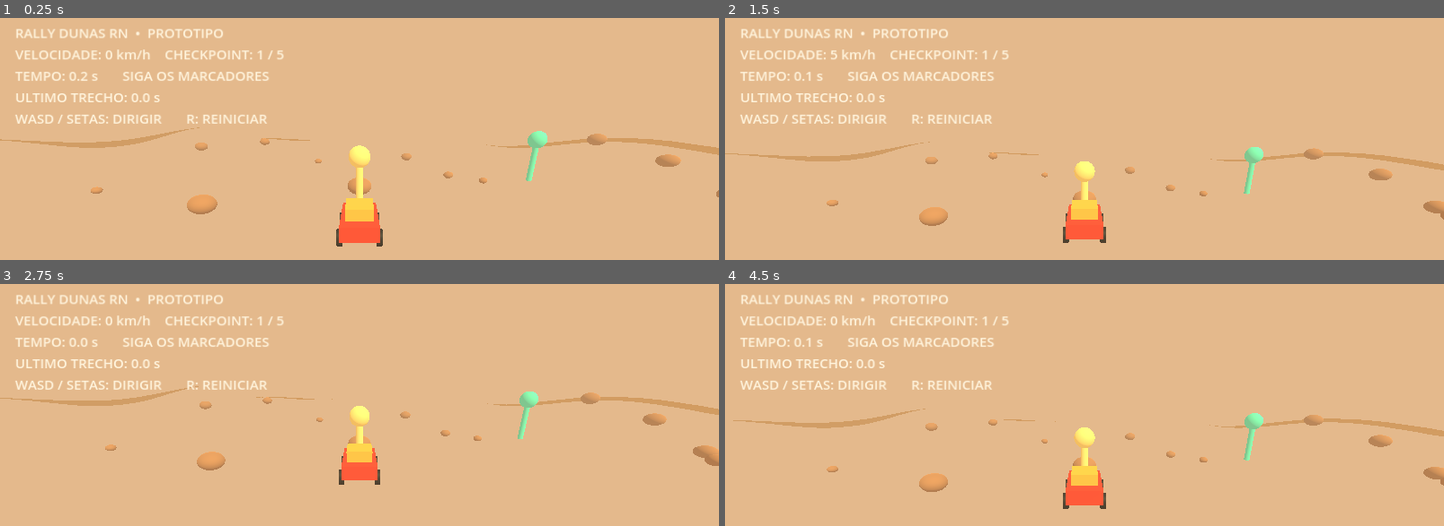
Above: before the commit, frames 1-4 (two rows, left to right).
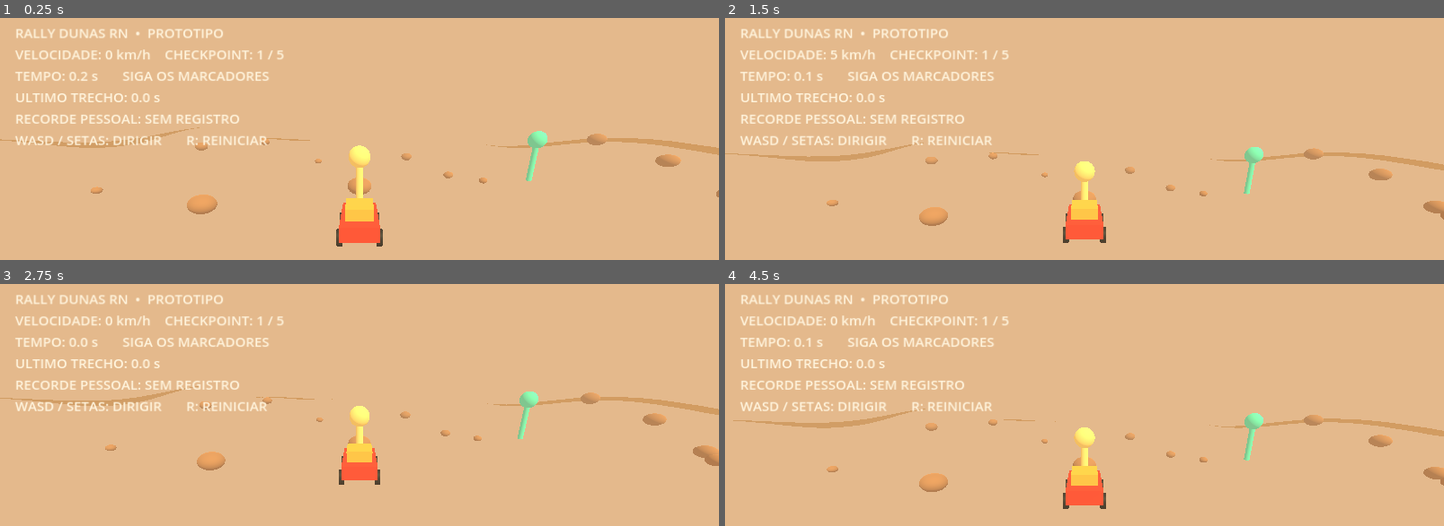
Above: after the commit, the same moments.

Repository: juniordev830/rally-dunas-rn
Game: Godot game, scene res://scenes/main.tscn
Same seed, same stepped clock (60 frames per second), same inputs: the game is played once before the commit and once after it.
Inputs:
- Up to frame 1 (0.25 s): no input
- Up to frame 2 (1.5 s): hold D 0.53-1.28 s; hold R 0.53-1.28 s; tap Enter at 1.25 s; hold S from 1.28 s (still down); tap R at 1.35 s
- Up to frame 3 (2.75 s): release S at 2.03 s; hold D from 2.03 s (still down); hold R from 2.03 s (still down)
- Up to frame 4 (4.5 s): tap Space at 2.75 s; release D at 2.78 s; release R at 2.78 s; hold W 2.78-3.53 s; tap R at 2.85, 4.35 s; hold R 3.53-4.28 s; hold A from 3.53 s (still down); tap Enter at 4.25 s

The runs differ from the first frame. In frame 1, 1.3% of the frame differs, in the area x 2-38%, y 40-53%; in frame 2, 1.3%; in frame 3, 1.3%; in frame 4, 1.3%.

Commit message:
feat: persist personal rally record (scripts/rally.gd)

Diff:
--- a/scripts/rally.gd
+++ b/scripts/rally.gd
@@ -4,6 +4,7 @@
 const Car = preload("res://scripts/car.gd")
 const TERRAIN_HALF := 88.0
 const TERRAIN_STEPS := 44
+const RECORD_PATH := "user://rally_best_time.txt"
 
 var car: DuneRallyCar
 var camera: Camera3D
@@ -12,6 +13,7 @@
 var last_checkpoint_time := 0.0
 var last_split := 0.0
 var medal := ""
+var best_time := -1.0
 var next_checkpoint := 0
 var finished := false
 var checkpoints := [
@@ -24,6 +26,7 @@
 
 
 func _ready() -> void:
+	_load_best_time()
 	_create_environment()
 	_create_terrain()
 	_create_landmarks()
@@ -160,6 +163,9 @@
 			if next_checkpoint == checkpoints.size():
 				finished = true
 				medal = Rules.medal_for_time(elapsed)
+				if Rules.beats_record(elapsed, best_time):
+					best_time = elapsed
+					_save_best_time()
 	_refresh_hud()
 	if is_instance_valid(camera) and is_instance_valid(car):
 		var offset := car.global_transform.basis.z * 12.0 + Vector3(0, 6.0, 0)
@@ -173,6 +179,23 @@
 	var checkpoint_text := "CONCLUIDO" if finished else "%d / %d" % [next_checkpoint + 1, checkpoints.size()]
 	var message := "RALLY FINALIZADO! R: REINICIAR" if finished else "SIGA OS MARCADORES"
 	var split_text := "MEDALHA: %s" % medal if finished else "ULTIMO TRECHO: %.1f s" % last_split
-	hud.text = "RALLY DUNAS RN  •  PROTOTIPO\nVELOCIDADE: %d km/h    CHECKPOINT: %s\nTEMPO: %.1f s       %s\n%s\nWASD / SETAS: DIRIGIR       R: REINICIAR" % [
-		Rules.speed_kmh(car.speed), checkpoint_text, elapsed, message, split_text
+	var record_text := "%.1f s" % best_time if Rules.valid_record_time(best_time) else "SEM REGISTRO"
+	hud.text = "RALLY DUNAS RN  •  PROTOTIPO\nVELOCIDADE: %d km/h    CHECKPOINT: %s\nTEMPO: %.1f s       %s\n%s\nRECORDE PESSOAL: %s\nWASD / SETAS: DIRIGIR       R: REINICIAR" % [
+		Rules.speed_kmh(car.speed), checkpoint_text, elapsed, message, split_text, record_text
 	]
+
+func _load_best_time() -> void:
+	if not FileAccess.file_exists(RECORD_PATH):
+		return
+	var file := FileAccess.open(RECORD_PATH, FileAccess.READ)
+	if file == null:
+		return
+	var loaded: float = file.get_as_text().strip_edges().to_float()
+	if Rules.valid_record_time(loaded):
+		best_time = loaded
+
+
+func _save_best_time() -> void:
+	var file := FileAccess.open(RECORD_PATH, FileAccess.WRITE)
+	if file != null:
+		file.store_string("%.3f" % best_time)
